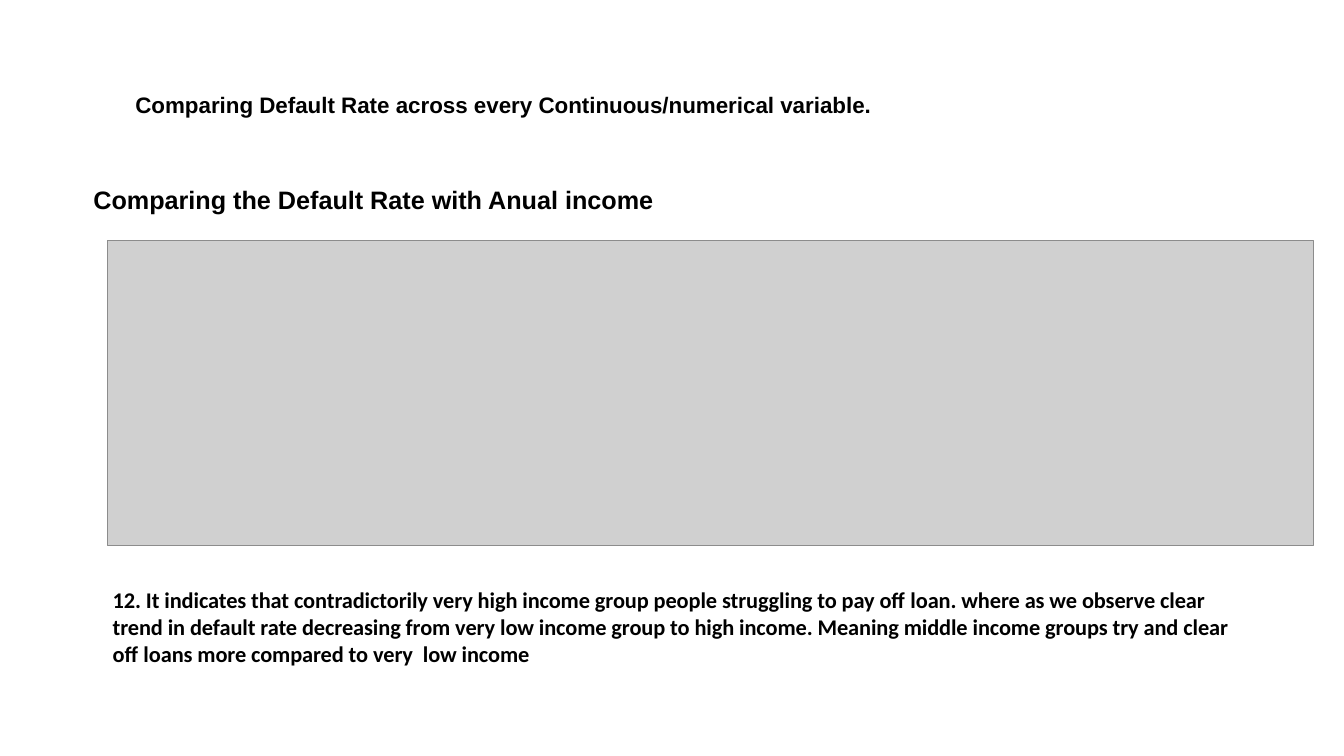
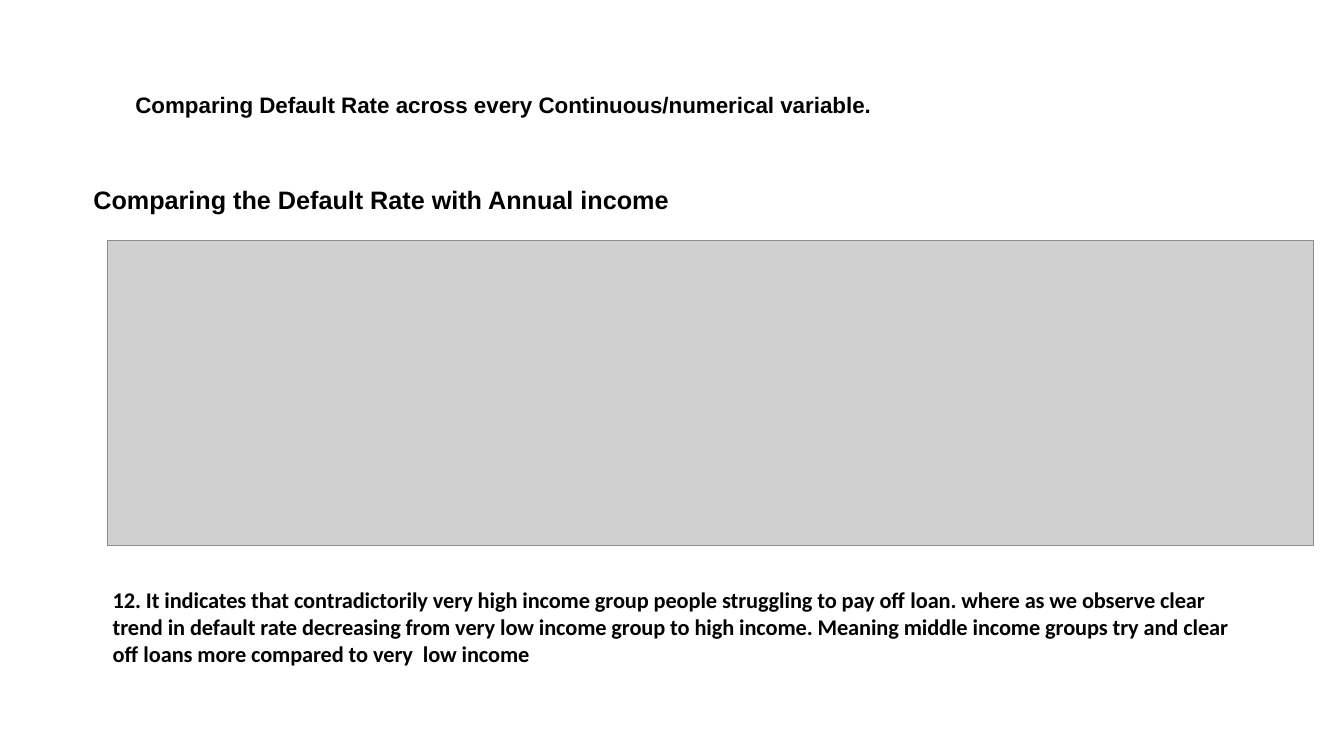
Before and after one commit to ASaiManish/Lending_Club_Case_Study, a slide deck: slide 22 of Sai_Manish_Akula_LCC.pptx. Drawn at 1344x756 pixels with LibreOffice and Linux fonts; fonts in the diff are those of the drawing; grey boxes stand for pictures; background and template pictures are left out. Boxes give left, top, right and bottom in pixels: in the first picture for what was removed or moved away, otherwise in the second. Text is boxed around its words. In the diff, an @@ line names an element or a change of style, - is before the commit and + after.

```diff
--- a/Sai_Manish_Akula_LCC.pptx
+++ b/Sai_Manish_Akula_LCC.pptx
@@ text at [93,190,668,215]: text changed @@
-Comparing the Default Rate with Anual income
+Comparing the Default Rate with Annual income
```
Also in this commit, not shown: 1 other slide changed.
